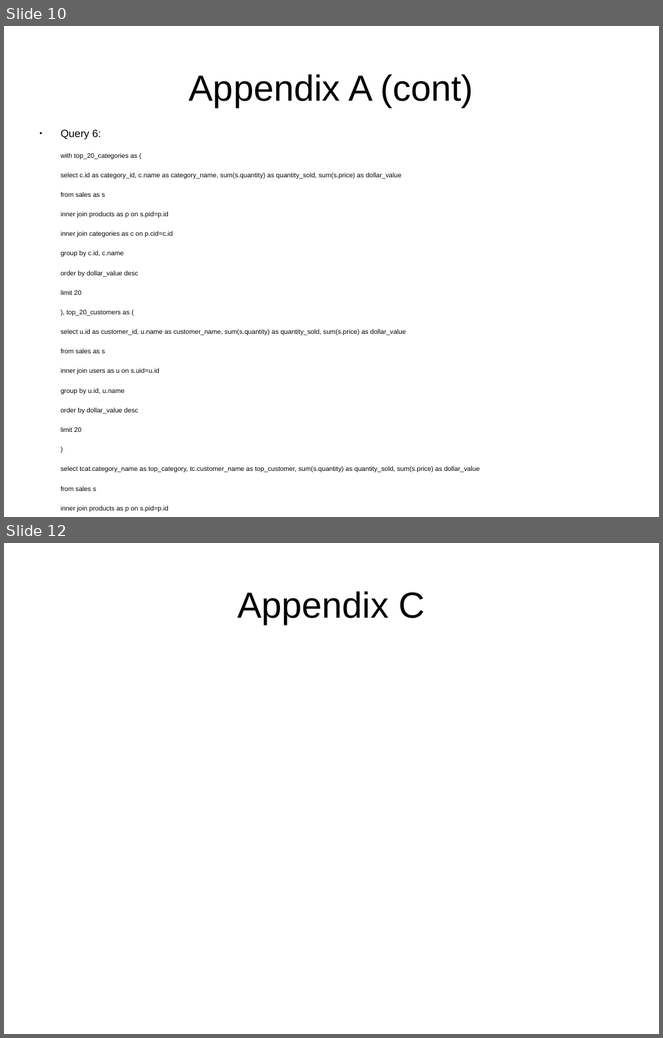
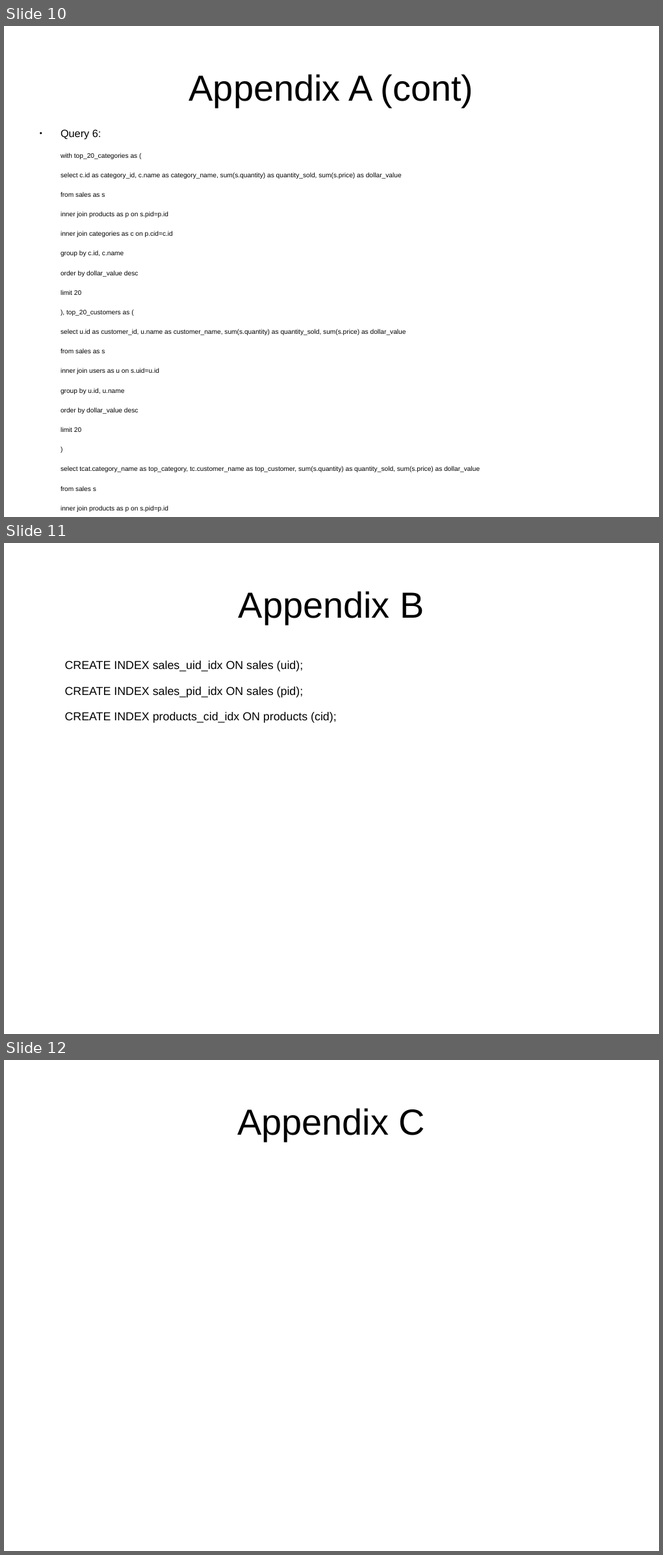
Before and after one commit to afcarl/dse201_final, a slide deck: dse201_final_report.odp. Shown one above the other, each under a label of ours: slides 10 and 12 before the commit, slides 10, 11 and 12 after it; the slides between them are not shown. The pictures are 663x1038 and 663x1555 pixels, drawn with LibreOffice and Linux fonts; fonts in the diff are those of the drawing. Boxes give left, top, right and bottom in pixels: in the first picture for what was removed or moved away, otherwise in the second. Text is boxed around its words. In the diff, an @@ line names an element or a change of style, - is before the commit and + after.

```diff
--- a/dse201_final_report.odp
+++ b/dse201_final_report.odp
@@ slide 11 added at (x1=4, y1=543, x2=659, y2=1034), background #FFFFFF @@
@@ title added at (x1=239, y1=591, x2=424, y2=624), 44 pt, text #000000 @@
+Appendix B
@@ text added at (x1=65, y1=661, x2=337, y2=723), 14 pt, text #000000 @@
+CREATE INDEX sales_uid_idx ON sales (uid);
+CREATE INDEX sales_pid_idx ON sales (pid);
+CREATE INDEX products_cid_idx ON products (cid);
```
Also in this commit, not shown: 5 slides changed, 1 slide removed.
